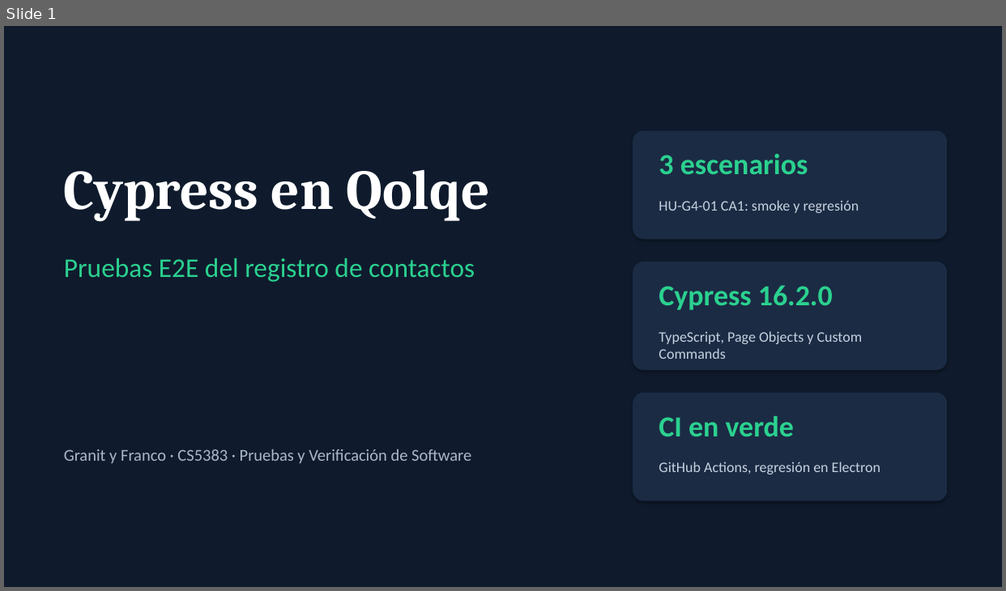
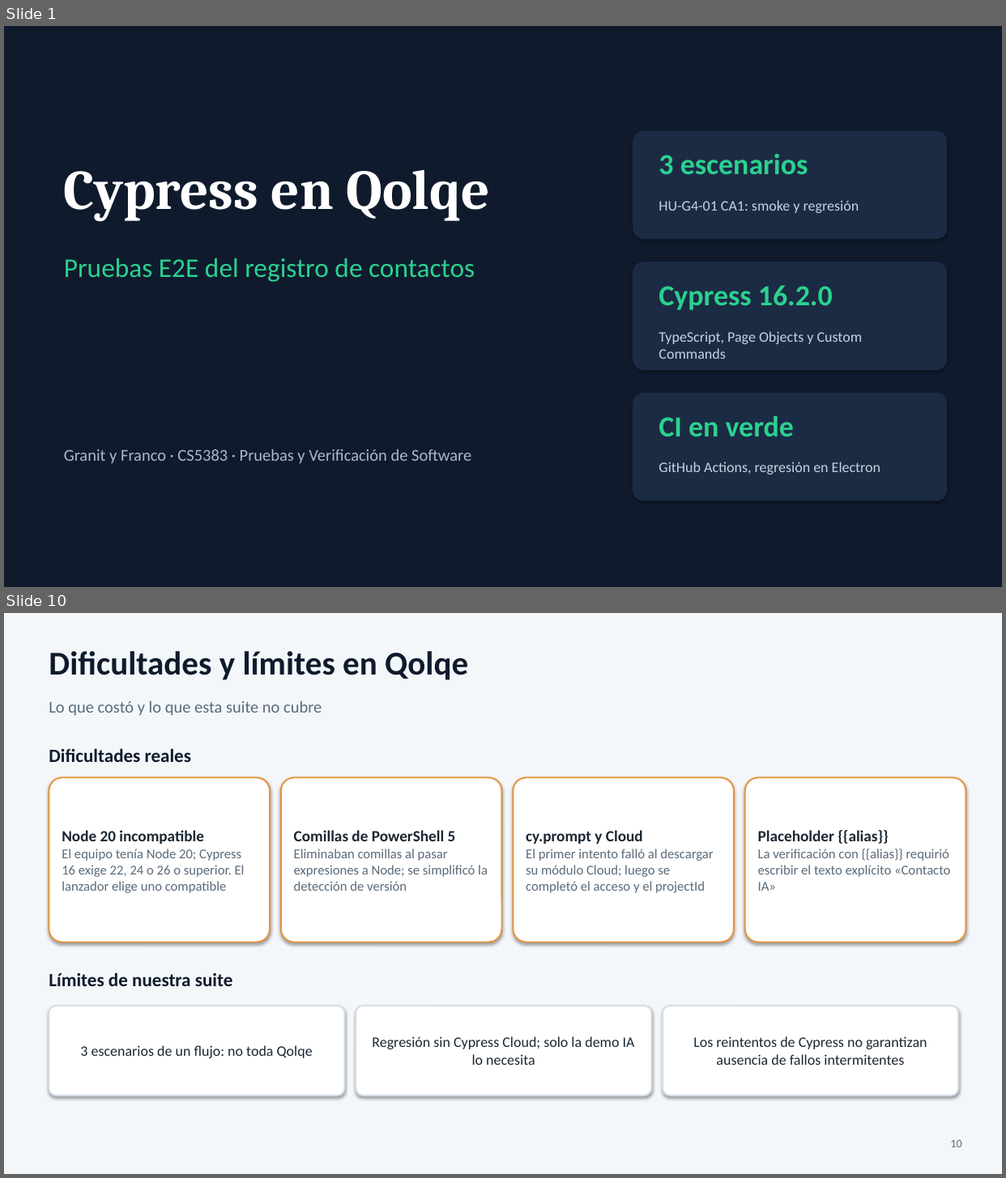
Before and after one commit to granitespinoza/qolqe-g4-qa, a slide deck: presentacion/cypress/Cypress-Qolqe.pptx. Shown one above the other, each under a label of ours: slide 1 before the commit, slides 1 and 10 after it; the slides between them are not shown. The pictures are 1006x591 and 1006x1178 pixels, drawn with LibreOffice and Linux fonts; fonts in the diff are those of the drawing. Boxes give left, top, right and bottom in pixels: in the first picture for what was removed or moved away, otherwise in the second. Text is boxed around its words. In the diff, an @@ line names an element or a change of style, - is before the commit and + after.

```diff
--- a/presentacion/cypress/Cypress-Qolqe.pptx
+++ b/presentacion/cypress/Cypress-Qolqe.pptx
@@ slide 10 added at [4, 613, 1002, 1174], background #F4F7FA @@
@@ text added at [49, 651, 468, 680], 32 pt, text #0F1B2D, bold @@
+Dificultades y límites en Qolqe
@@ text added at [49, 701, 322, 716], 16 pt, text #5B6B7A @@
+Lo que costó y lo que esta suite no cubre
@@ text added at [49, 748, 191, 762], 18 pt, text #0F1B2D, bold @@
+Dificultades reales
@@ rounded rectangle added at [49, 777, 270, 943], fill #FFFFFF, outline #E8923A 1.5 pt, 13 pt, text #5B6B7A @@
+Node 20 incompatible
+El equipo tenía Node 20; Cypress 16 exige 22, 24 o 26 o superior. El lanzador elige uno compatible
@@ rounded rectangle added at [281, 777, 502, 943], fill #FFFFFF, outline #E8923A 1.5 pt, 13 pt, text #5B6B7A @@
+Comillas de PowerShell 5
+Eliminaban comillas al pasar expresiones a Node; se simplificó la detección de versión
@@ rounded rectangle added at [513, 777, 734, 943], fill #FFFFFF, outline #E8923A 1.5 pt, 13 pt, text #5B6B7A @@
+cy.prompt y Cloud
+El primer intento falló al descargar su módulo Cloud; luego se completó el acceso y el projectId
@@ rounded rectangle added at [745, 777, 966, 943], fill #FFFFFF, outline #E8923A 1.5 pt, 13 pt, text #5B6B7A @@
+Placeholder {{alias}}
+La verificación con {{alias}} requirió escribir el texto explícito «Contacto IA»
@@ text added at [49, 973, 233, 986], 18 pt, text #0F1B2D, bold @@
+Límites de nuestra suite
@@ rounded rectangle added at [49, 1006, 345, 1096], fill #FFFFFF, outline #D5DEE8 1.5 pt, 14 pt, text #1B2733 @@
+3 escenarios de un flujo: no toda Qolqe
@@ rounded rectangle added at [356, 1006, 651, 1096], fill #FFFFFF, outline #D5DEE8 1.5 pt, 14 pt, text #1B2733 @@
+Regresión sin Cypress Cloud; solo la demo IA lo necesita
@@ rounded rectangle added at [663, 1006, 958, 1096], fill #FFFFFF, outline #D5DEE8 1.5 pt, 14 pt, text #1B2733 @@
+Los reintentos de Cypress no garantizan ausencia de fallos intermitentes
@@ text added at [950, 1140, 961, 1148], 11 pt, text #5B6B7A @@
+10
```
Also in this commit, not shown: 9 slides changed, 3 slides removed, 1 other file.
